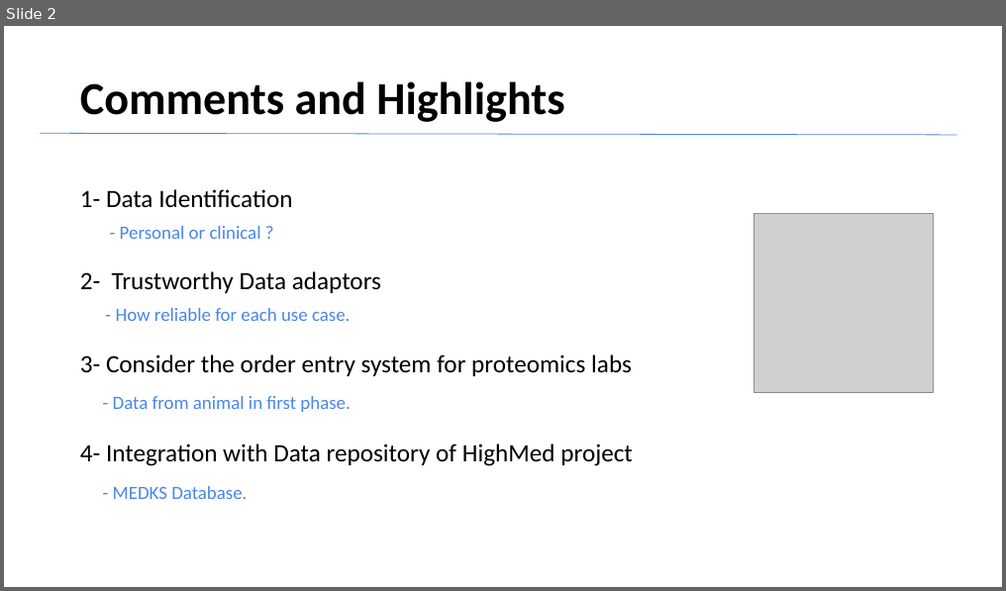
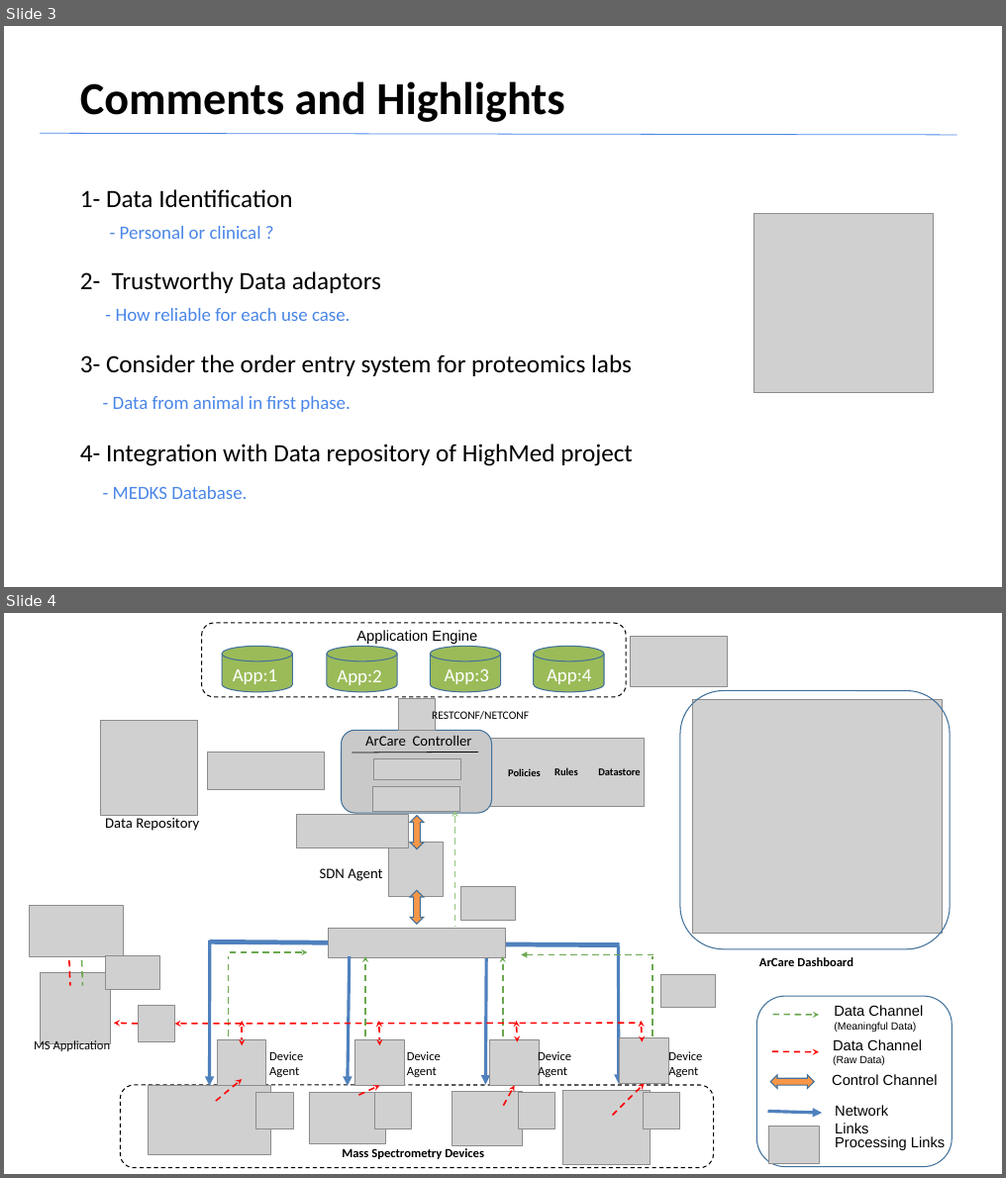
Before and after one commit to arfazel/ArCare, a slide deck: GPF-Presentation1.pptx. Shown one above the other, each under a label of ours: slide 2 before the commit, slides 3 and 4 after it. The pictures are 1006x591 and 1006x1178 pixels, drawn with LibreOffice and Linux fonts; fonts in the diff are those of the drawing; grey boxes stand for pictures; background and template pictures are left out. Boxes give left, top, right and bottom in pixels: in the first picture for what was removed or moved away, otherwise in the second. Text is boxed around its words. In the diff, an @@ line names an element or a change of style, - is before the commit and + after.

```diff
--- a/GPF-Presentation1.pptx
+++ b/GPF-Presentation1.pptx
@@ slide 4 added at (4, 613, 1002, 1174), background picture (left out) @@
@@ group added at (29, 623, 952, 1168): 30 pictures, 24 texts, 18 arrows, 8 lines, 5 rounded rectangles, 4 cylinders, 4 double arrows, 3 up down arrows @@
+ArCare Dashboard
+ArCare Controller
+App:1
+App:2
+App:3
+App:4
+Policies
+Rules
+Datastore
+Application Engine
+Mass Spectrometry Devices
+Device Agent
+SDN Agent
+MS Application
+Device Agent
+Device Agent
+Device Agent
+Data Repository
+Data Channel
+(Raw Data)
+Control Channel
+Data Channel
+(Meaningful Data)
+Network Links
+Processing Links
+RESTCONF/NETCONF
@@ what was slide 2 is now slide 3 @@
```
Also in this commit, not shown: 1 other slide added.
